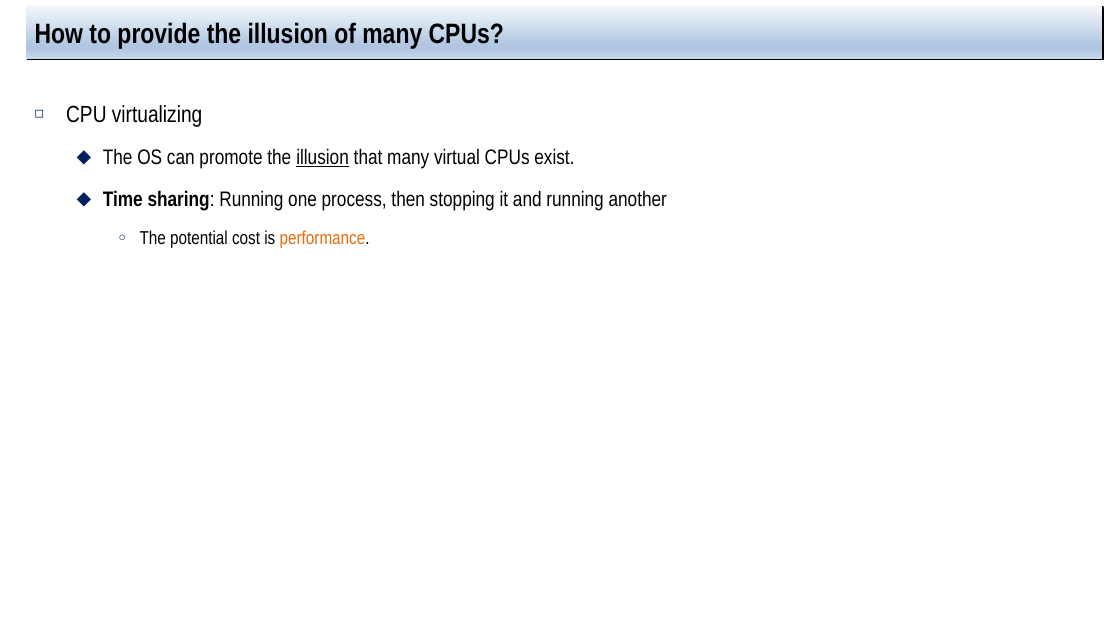
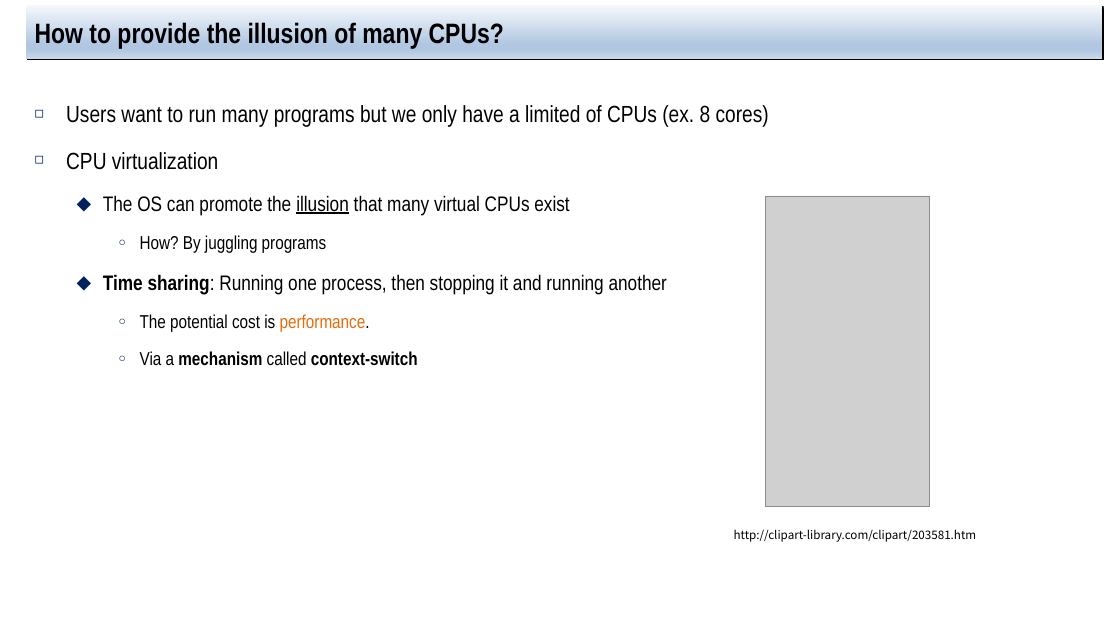
Before and after one commit to jachermocilla/extra-course-materials, a slide deck: slide 5 of cmsc125/ostep/slides/01.Virtualization/04.The_abstraction_the_process.pptx. Drawn at 1120x630 pixels with LibreOffice and Linux fonts; fonts in the diff are those of the drawing; grey boxes stand for pictures. Boxes give left, top, right and bottom in pixels: in the first picture for what was removed or moved away, otherwise in the second. Text is boxed around its words. In the diff, an @@ line names an element or a change of style, - is before the commit and + after.

```diff
--- a/cmsc125/ostep/slides/01.Virtualization/04.The_abstraction_the_process.pptx
+++ b/cmsc125/ostep/slides/01.Virtualization/04.The_abstraction_the_process.pptx
@@ text at [66, 105, 769, 253]: text changed; size 18 to 20 pt @@
-◻ CPU virtualizing
-  ⬥ The OS can promote the illusion that many virtual CPUs exist.
+◻ Users want to run many programs but we only have a limited of CPUs (ex. 8 cores)
+◻ CPU virtualization
+  ⬥ The OS can promote the illusion that many virtual CPUs exist
+    ○ How? By juggling programs
@@ picture added at [765, 196, 930, 506] @@
@@ text at [140, 351, 418, 366]: paragraph added @@
+    ○ Via a mechanism called context-switch
@@ text added at [734, 529, 977, 542], 10 pt, text #000000 @@
+http://clipart-library.com/clipart/203581.htm
```
Also in this commit, not shown: 10 other slides changed, 3 slides added, 1 other file.
